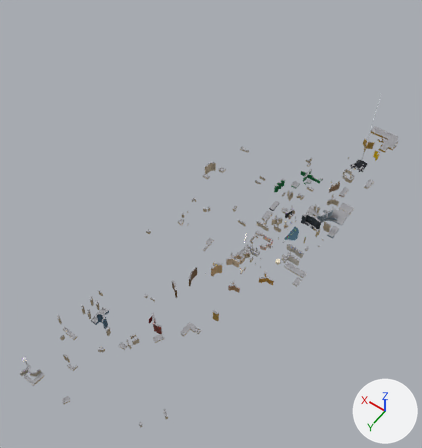
An edit to the glTF model assets/landmarks/vegas_strip.glb, drawn before and after from the same camera.
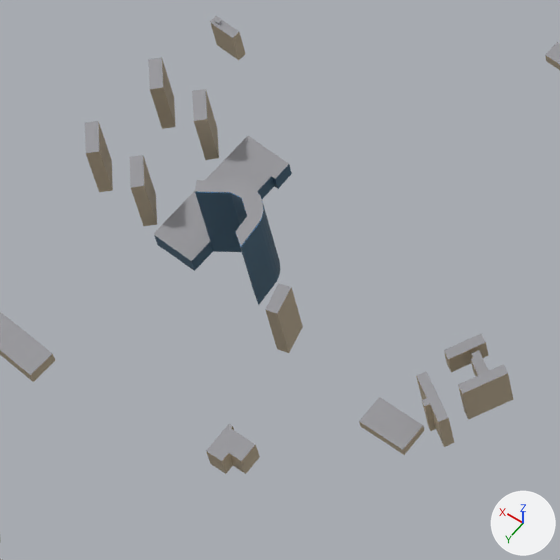
The first picture shows the older version from a camera (50 mm lens) standing at (-2843.0, 4681.0, 7113.0) and looking at (-50.0, 771.0, 968.0). The close-ups show the older and then the newer version on the part from 17% to 35% of the width and 64% to 81% of the height of that picture. Only the edits that show in the close-ups are written down. Lighting does not change. The marker at lower right points along +X, +Y and +Z. Where no turn or scale is listed for an object, it has been applied to the vertices. Vertices at exactly the same position are counted once.

In view in the first close-up: 'b_w134068316', 'b_w134068318', 'b_w134677416', 'b_w134677417', 'b_w134677425', 'b_w134677429', 'b_w135332955', 'b_w135332957', 'b_w135332958', 'b_w396439303', 'b_w543640999', 'b_w543641007', 'b_w543642782' and 3 more.
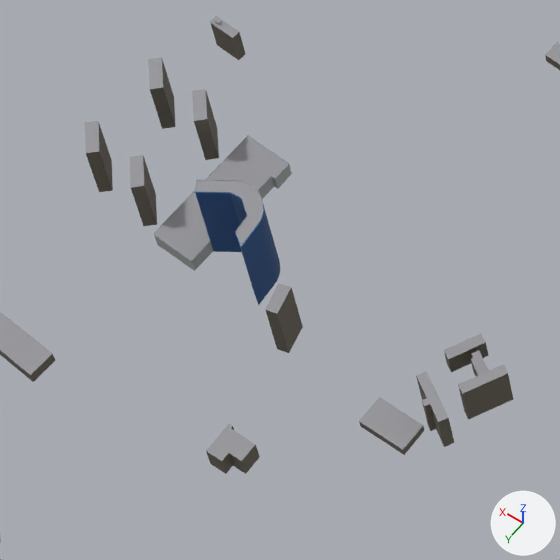
Where the newer file only moved an object's origin or applied its transform, the numbers keep the older frame.

Pixel boxes (x1, y1, x2, y2) of what changed, in the close-ups (560 x 560 px):
part 1 of me_b_w134068316, recoloured (beige to grey)
    both: (266, 287, 303, 353)
part 2 of me_b_w134677416, recoloured (beige to grey)
    both: (194, 92, 219, 160)
part 3 of me_b_w134677417, recoloured (beige to grey)
    both: (86, 123, 113, 192)
part 4 of me_b_w134677425, recoloured (beige to grey)
    both: (131, 156, 157, 226)
part 5 of me_b_w134677429, recoloured (beige to grey)
    both: (150, 60, 176, 129)
part 6 of me_b_w135332955, recoloured (darker)
    both: (459, 373, 513, 420)
part 7 of me_b_w135332957, recoloured (darker)
    both: (417, 378, 454, 447)
part 8 of me_b_w396439303, recoloured (beige to grey)
    both: (206, 427, 260, 474)
part 9 of me_b_w543640999, recoloured (beige to grey)
    both: (211, 23, 245, 60)
part 10 of me_b_w543641007, added
    after: (154, 135, 289, 262)
part 11 of me_b_w543641007, recoloured
    both: (155, 165, 292, 271)

Edits to the bpy script that builds the scene:
```text
Change me_b_w134068316:
    where me_b_w134068316.from_pydata(...)  # 8 vertices, 10 faces; spans x -20.0..20.0, y -31.0..31.0, z -76.0..76.0
    me_b_w134068316 part 1: 8 faces centred in x -15.0..14.0, y -28.0..29.0, z -25.0..25.0 are repainted in the vertex colours; the middle colour goes from beige #d9cbb4 to grey #7d776e
Change me_b_w134677416:
    where me_b_w134677416.from_pydata(...)  # 10 vertices, 13 faces; spans x -32.0..32.0, y -32.0..32.0, z -72.5..72.5
    me_b_w134677416 part 2: 10 faces centred in x -26.1..26.1, y -26.2..26.2, z -24.2..24.2 are repainted in the vertex colours; the middle colour goes from beige #d9cbb4 to grey #7d776e
Change me_b_w134677417:
    where me_b_w134677417.from_pydata(...)  # 10 vertices, 13 faces; spans x -32.1..32.1, y -32.1..32.1, z -72.5..72.5
    me_b_w134677417 part 3: 10 faces centred in x -26.2..26.2, y -26.2..26.2, z -24.2..24.2 are repainted in the vertex colours; the middle colour goes from beige #d9cbb4 to grey #7d776e
Change me_b_w134677425:
    where me_b_w134677425.from_pydata(...)  # 10 vertices, 13 faces; spans x -32.0..32.0, y -32.0..32.0, z -72.5..72.5
    me_b_w134677425 part 4: 10 faces centred in x -26.1..26.1, y -26.2..26.2, z -24.2..24.2 are repainted in the vertex colours; the middle colour goes from beige #d9cbb4 to grey #7d776e
Change me_b_w134677429:
    where me_b_w134677429.from_pydata(...)  # 10 vertices, 13 faces; spans x -32.0..32.0, y -32.0..32.0, z -72.5..72.5
    me_b_w134677429 part 5: 10 faces centred in x -26.1..26.1, y -26.2..26.2, z -24.2..24.2 are repainted in the vertex colours; the middle colour goes from beige #d9cbb4 to grey #7d776e
Change me_b_w135332955:
    where me_b_w135332955.from_pydata(...)  # 8 vertices, 10 faces; spans x -29.2..29.2, y -43.8..43.8, z -51.0..51.0
    me_b_w135332955 part 6: 8 faces centred in x -23.2..23.2, y -40.6..40.6, z -17.0..17.0 are repainted in the vertex colours; the middle colour goes from beige #d9cbb4 to grey #7d776e
Change me_b_w135332957:
    where me_b_w135332957.from_pydata(...)  # 18 vertices, 25 faces; spans x -50.6..50.6, y -31.7..31.7, z -49.3..49.3
    me_b_w135332957 part 7: 18 faces centred in x -47.6..47.2, y -26.2..25.9, z -16.4..16.4 are repainted in the vertex colours; the middle colour goes from beige #d9cbb4 to grey #7d776e
Change me_b_w396439303:
    where me_b_w396439303.from_pydata(...)  # 22 vertices, 31 faces; spans x -33.8..33.8, y -31.9..31.9, z -25.5..25.5
    me_b_w396439303 part 8: 22 faces centred in x -33.2..33.3, y -31.8..31.8, z -8.5..8.5 are repainted in the vertex colours; the middle colour goes from beige #d9cbb4 to grey #7d776e
Change me_b_w543640999:
    where me_b_w543640999.from_pydata(...)  # 26 vertices, 35 faces; spans x -30.1..30.1, y -9.5..9.5, z -43.8..43.8
    me_b_w543640999 part 9: 18 faces centred in x -29.9..30.1, y -9.5..9.2, z -16.6..10.6 are repainted in the vertex colours; the middle colour goes from beige #d9cbb4 to grey #7d776e
Change me_b_w543641007:
    used by ob_b_w543641007; parent = ob_buildings; location = (688.7, 2348.0, 18.7); scale = (129.0, 129.0, 129.0)
    remove me_b_w543641007.from_pydata(...)  # 32 vertices, 46 faces; spans x -0.41..0.41, y -1.0..1.0, z -0.14..0.14
    add me_b_w543641007.from_pydata(...)  # 96 vertices, 174 faces; spans x -0.41..0.41, y -1.0..1.0, z -0.15..0.15
    me_b_w543641007 part 10: a new loose piece of 64 vertices spanning x -0.41..0.41, y -1.0..1.0, z 0.13..0.15, in mat_facade_vegas
    me_b_w543641007 part 11: 32 kept faces spanning x -0.41..0.41, y -1.0..1.0, z -0.15..0.14 get new vertex colours; the middle colour goes from blue #4f7593 to light grey #c9ced4
```
